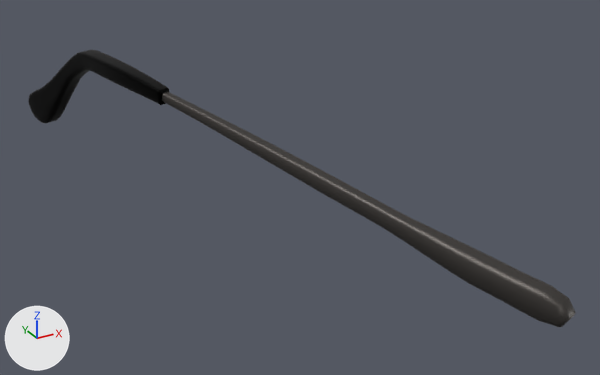
What one commit did to the OBJ model app/src/main/assets/models/glasses/glasses_3_temple_right.obj.
Both versions are drawn from a camera (50 mm lens) standing at (-0.1088, -0.0313, 0.028) and looking at (-0.078, 0.0247, 0.0). The lights are fixed; the arrows at lower left show +X, +Y and +Z. Where no turn or scale is listed for an object, it has been applied to the vertices.

The older version as bpy lines, for what is in view:
```python
me_cube_003 = bpy.data.meshes.new('Cube.003')
me_cube_003.from_pydata(...)  # 437 vertices, 428 faces; spans x -0.086..-0.0719, y -0.0007..0.0353, z -0.0011..0.0067
me_cube_003.materials.append(mat_material_005)  # dark grey #55524f
me_cube_004 = bpy.data.meshes.new('Cube.004')
me_cube_004.from_pydata(...)  # 638 vertices, 628 faces; spans x -0.0931..-0.0852, y 0.0348..0.0583, z -0.0014..0.0081
me_cube_004.materials.append(mat_material_006)  # black #000000
ob_cube_003 = bpy.data.objects.new('Cube.003', me_cube_003)
ob_cube_003.location = (0.0, 0.0, 0.0)
ob_cube_004 = bpy.data.objects.new('Cube.004', me_cube_004)
ob_cube_004.location = (0.0, 0.0, 0.0)
```
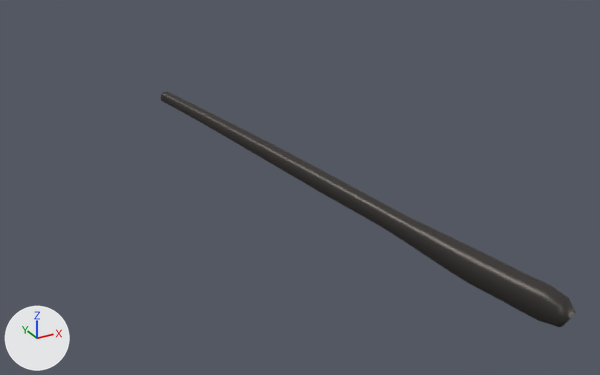
Edits to the bpy script that builds the scene:
```text
Remove ob_cube_004:
    ob_cube_004 = bpy.data.objects.new('Cube.004', me_cube_004)
    ob_cube_004.location = (0.0, 0.0, 0.0)
```

Where the change shows, as pixel boxes [x1, y1, x2, y2] in the pictures (600 x 375 px):
'Cube.004', deleted (black): before [28, 50, 169, 123]
